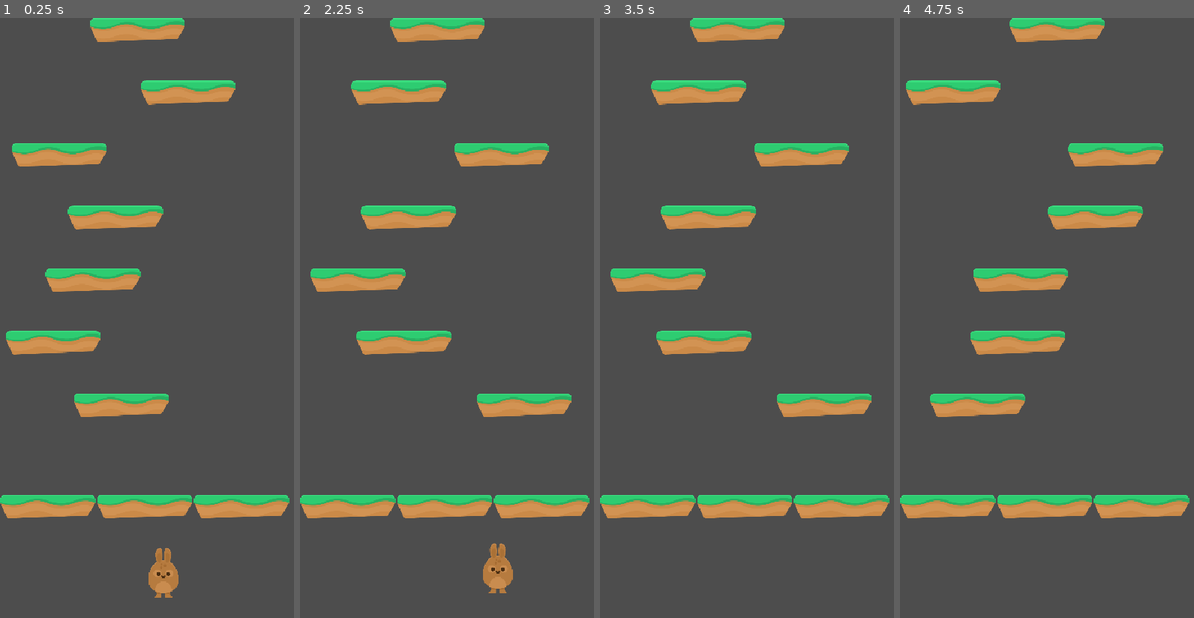
Above: before the commit, frames 1-4 (left to right).
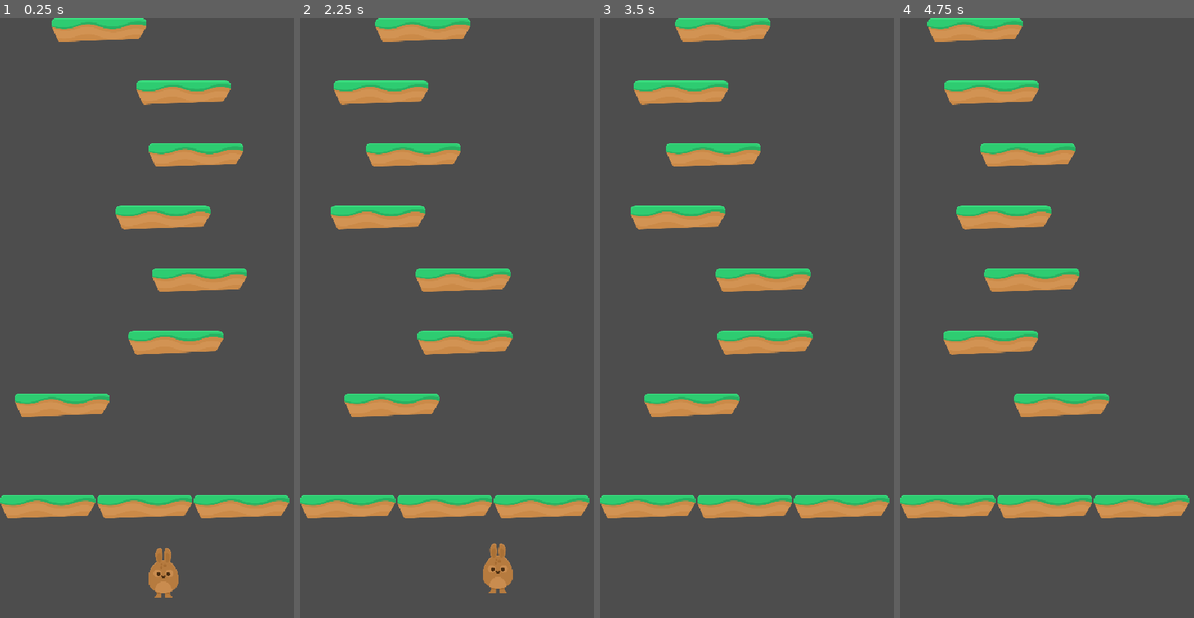
Above: after the commit, the same moments.

Repository: StefanLock/happy-hopper-quest
Game: Godot game, scene res://scenes/game.tscn
Same seed, same stepped clock (60 frames per second), same inputs: the game is played once before the commit and once after it.
Inputs:
- Up to frame 1 (0.25 s): no input
- Up to frame 2 (2.25 s): hold Right (move_right) 0.53-1.28 s; tap Enter at 1.25 s; hold Left (move_left) 1.28-2.03 s; tap R (reset) at 2 s; hold Right (move_right) from 2.03 s (still down)
- Up to frame 3 (3.5 s): keep holding Right (move_right)
- Up to frame 4 (4.75 s): tap R (reset) at 3.5 s; release Right (move_right) at 3.53 s; hold Left (move_left) from 3.53 s (still down)

The runs differ from the first frame. In frame 1, 11% of the frame differs, in the area x 2-84%, y 0-67%; in frame 2, 11%; in frame 3, 11%; in frame 4, 11%, in the area x 2-90%, y 0-67%.

Commit message:
Infinte level

Diff:
--- a/scenes/game.tscn
+++ b/scenes/game.tscn
@@ -1,7 +1,8 @@
-[gd_scene load_steps=3 format=3 uid="uid://cikyu1m7q3dwx"]
+[gd_scene load_steps=4 format=3 uid="uid://cikyu1m7q3dwx"]
 
 [ext_resource type="Script" uid="uid://i8cxoe3bqa8k" path="res://scripts/game.gd" id="1_uwrxv"]
 [ext_resource type="PackedScene" uid="uid://cvdij33em0wrk" path="res://scenes/player.tscn" id="2_yqjtg"]
+[ext_resource type="PackedScene" uid="uid://d4dqcynymkn7n" path="res://scenes/level_generator.tscn" id="3_lnu2h"]
 
 [node name="Game" type="Node2D"]
 script = ExtResource("1_uwrxv")
@@ -9,4 +10,4 @@
 [node name="Player" parent="." instance=ExtResource("2_yqjtg")]
 position = Vector2(261, 897)
 
-[node name="PlatformParent" type="Node2D" parent="."]
+[node name="LevelGenerator" parent="." instance=ExtResource("3_lnu2h")]
--- a/scenes/game_camera.tscn
+++ b/scenes/game_camera.tscn
@@ -4,3 +4,7 @@
 
 [node name="game_camera" type="Camera2D"]
 script = ExtResource("1_1qhs2")
+
+[node name="Destroyer" type="Area2D" parent="."]
+
+[node name="CollisionShape2D" type="CollisionShape2D" parent="Destroyer"]
--- /dev/null
+++ b/scenes/level_generator.tscn
@@ -0,0 +1,8 @@
+[gd_scene load_steps=2 format=3 uid="uid://d4dqcynymkn7n"]
+
+[ext_resource type="Script" uid="uid://dgyxjvpy7k1ye" path="res://scripts/level_generator.gd" id="1_uy3se"]
+
+[node name="LevelGenerator" type="Node2D"]
+script = ExtResource("1_uy3se")
+
+[node name="PlatformParent" type="Node2D" parent="."]
--- a/scripts/game.gd
+++ b/scripts/game.gd
@@ -1,16 +1,9 @@
-extends Node
+extends Node2D
 
-@onready var platform_parent: Node2D = $PlatformParent
+@onready var player: Player = $Player
+@onready var level_generator: Node2D = $LevelGenerator
 
 var camera_scene = preload("res://scenes/game_camera.tscn")
-var platform_scene = preload("res://scenes/platform.tscn")
-
-var start_platform_y
-var y_distance_between_platforms = 100
-var level_size = 50
-var viewport_size
-var generated_platform_count = 0
-
 var camera = null
 
 func _ready() -> void:
@@ -18,11 +11,8 @@
 	camera.setup_camera($Player)
 	add_child(camera)
 
-	generated_platform_count = 0
-
-	viewport_size = get_viewport().size
-	start_platform_y = viewport_size.y - (y_distance_between_platforms*2)
-	generate_level(start_platform_y, true)
+	if player:
+		level_generator.setup(player)
 
 # Called every frame. 'delta' is the elapsed time since the previous frame.
 func _process(delta: float) -> void:
@@ -30,33 +20,3 @@
 		get_tree().quit()
 	if Input.is_action_just_pressed("reset"):
 		get_tree().reload_current_scene()
-
-func create_platform(location: Vector2):
-	var platform = platform_scene.instantiate()
-	platform.global_position = location
-	platform_parent.add_child(platform)
-	return platform
-
-func generate_level(start_y: float, generate_ground: bool):
-	var platform_width = 155
-
-	if generate_ground == true:
-		# Generate ground
-		var platform_height = 37.5
-		var ground_platform_count = (viewport_size.x / platform_width) + 1
-
-		for i in range(ground_platform_count):
-			var ground_location = Vector2(i * platform_width, viewport_size.y - platform_height)
-			create_platform(ground_location)
-
-	# Generate platforms
-	for i in range(level_size):
-		var max_x_position = viewport_size.x - platform_width
-		var random_x = randf_range(0.0, max_x_position)
-
-		var location: Vector2
-		location.x = random_x
-		location.y = start_y - (y_distance_between_platforms * i)
-
-		create_platform(location)
-		generated_platform_count += 1
--- a/scripts/game_camera.gd
+++ b/scripts/game_camera.gd
@@ -1,4 +1,7 @@
 extends Camera2D
+
+@onready var destroyer: Area2D = $Destroyer
+@onready var destroyer_shape: CollisionShape2D = $Destroyer/CollisionShape2D
 
 var player: Player = null
 var viewport_size
@@ -10,6 +13,12 @@
 	limit_bottom = viewport_size.y
 	limit_left = 0
 	limit_right = viewport_size.x
+
+	destroyer.position.y = viewport_size.y / 2.0
+	var rect_shape = RectangleShape2D.new()
+	var rect_shape_size = Vector2(viewport_size.x, 200.0)
+	rect_shape.set_size(rect_shape_size)
+	destroyer_shape.shape = rect_shape
 
 func _process(delta: float) -> void:
 	if player:
--- /dev/null
+++ b/scripts/level_generator.gd
@@ -0,0 +1,62 @@
+extends Node2D
+
+@onready var platform_parent: Node2D = $PlatformParent
+
+var platform_scene = preload("res://scenes/platform.tscn")
+
+var start_platform_y
+var y_distance_between_platforms = 100
+var level_size = 50
+var viewport_size
+var generated_platform_count = 0
+
+var player: Player = null
+
+func setup(_player: Player):
+	if _player:
+		player = _player
+
+func _ready() -> void:
+	generated_platform_count = 0
+	viewport_size = get_viewport().size
+	start_platform_y = viewport_size.y - (y_distance_between_platforms*2)
+	generate_level(start_platform_y, true)
+
+# Called every frame. 'delta' is the elapsed time since the previous frame.
+func _process(delta: float) -> void:
+	if player:
+		var py = player.global_position.y
+		var end_of_level_pos = start_platform_y - (generated_platform_count * y_distance_between_platforms)
+		var threshold = end_of_level_pos + (y_distance_between_platforms * 5)
+		if py <= threshold:
+			generate_level(end_of_level_pos, false)
+
+func generate_level(start_y: float, generate_ground: bool):
+	var platform_width = 155
+
+	if generate_ground == true:
+		# Generate ground
+		var platform_height = 37.5
+		var ground_platform_count = (viewport_size.x / platform_width) + 1
+
+		for i in range(ground_platform_count):
+			var ground_location = Vector2(i * platform_width, viewport_size.y - platform_height)
+			create_platform(ground_location)
+
+	# Generate platforms
+	for i in range(level_size):
+		var max_x_position = viewport_size.x - platform_width
+		var random_x = randf_range(0.0, max_x_position)
+
+		var location: Vector2
+		location.x = random_x
+		location.y = start_y - (y_distance_between_platforms * i)
+
+		create_platform(location)
+		generated_platform_count += 1
+
+func create_platform(location: Vector2):
+	var platform = platform_scene.instantiate()
+	platform.global_position = location
+	platform_parent.add_child(platform)
+	return platform
Not shown, added: scripts/level_generator.gd.uid
